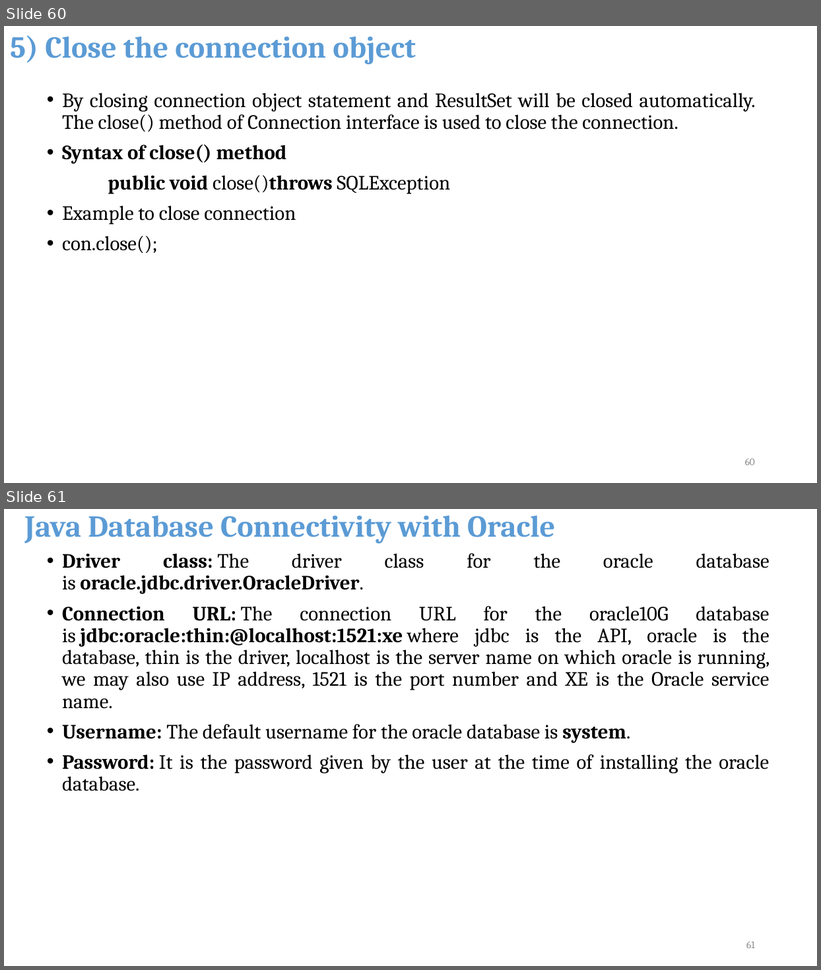
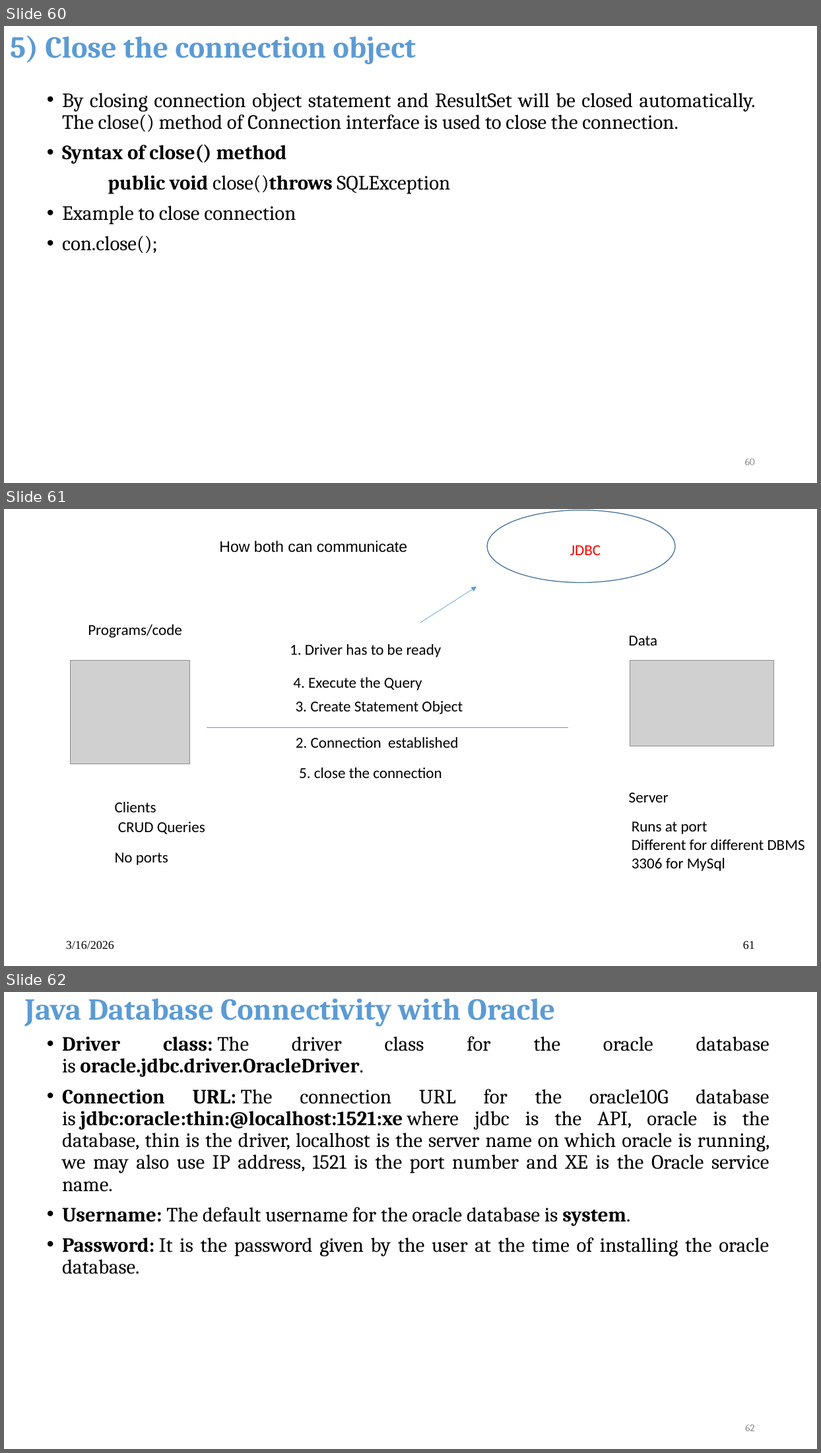
Before and after one commit to suniljeevan/Scalable-Application-Development-using-Java, a slide deck: COURSE MATERIALS/Module3_CSE2503.pptx. Shown one above the other, each under a label of ours: slides 60 and 61 before the commit, slides 60, 61 and 62 after it. The pictures are 821x970 and 821x1453 pixels, drawn with LibreOffice and Linux fonts; fonts in the diff are those of the drawing; grey boxes stand for pictures; background and template pictures are left out. Boxes give left, top, right and bottom in pixels: in the first picture for what was removed or moved away, otherwise in the second. Text is boxed around its words. In the diff, an @@ line names an element or a change of style, - is before the commit and + after.

```diff
--- a/COURSE MATERIALS/Module3_CSE2503.pptx
+++ b/COURSE MATERIALS/Module3_CSE2503.pptx
@@ slide 61 added at [4, 509, 817, 966], background #FFFFFF @@
@@ ellipse added at [487, 510, 675, 583], fill #FFFFFF, outline #43739E 1 pt @@
@@ text added at [219, 541, 407, 553], 18 pt, text #000000 @@
+How both can communicate
@@ text added at [570, 545, 601, 555], 18 pt, text #FF0000 @@
+JDBC
@@ arrow added from (420, 623) to (477, 586), #5B9BD5 0.5 pt @@
@@ text added at [88, 625, 182, 638], 18 pt, text #000000 @@
+Programs/code
@@ text added at [290, 644, 442, 657], 18 pt, text #000000 @@
+1. Driver has to be ready
@@ text added at [629, 636, 658, 646], 18 pt, text #000000 @@
+Data
@@ picture added at [70, 660, 189, 764] @@
@@ picture added at [630, 660, 774, 747] @@
@@ text added at [293, 677, 422, 691], 18 pt, text #000000 @@
+4. Execute the Query
@@ text added at [296, 701, 463, 714], 18 pt, text #000000 @@
+3. Create Statement Object
@@ line added from (207, 727) to (568, 727), #5B9BD5 0.5 pt @@
@@ text added at [296, 737, 458, 748], 18 pt, text #000000 @@
+2. Connection established
@@ text added at [299, 768, 442, 778], 18 pt, text #000000 @@
+5. close the connection
@@ text added at [115, 802, 156, 813], 18 pt, text #000000 @@
+Clients
@@ text added at [629, 793, 669, 803], 18 pt, text #000000 @@
+Server
@@ text added at [118, 822, 205, 834], 18 pt, text #000000 @@
+CRUD Queries
@@ text added at [632, 822, 805, 871], 18 pt, text #000000 @@
+Runs at port
+Different for different DBMS
+3306 for MySql
@@ text added at [115, 853, 168, 865], 18 pt, text #000000 @@
+No ports
@@ text added at [66, 941, 114, 949], 14 pt, text #000000 @@
+3/16/2026
@@ page number added at [743, 941, 755, 949], 14 pt, text #000000 @@
+61
@@ what was slide 61 is now slide 62 @@
@@ page number at [745, 1425, 754, 1432]: text changed @@
-61
+62
```
Also in this commit, not shown: 1 slide changed, 5 other files.
